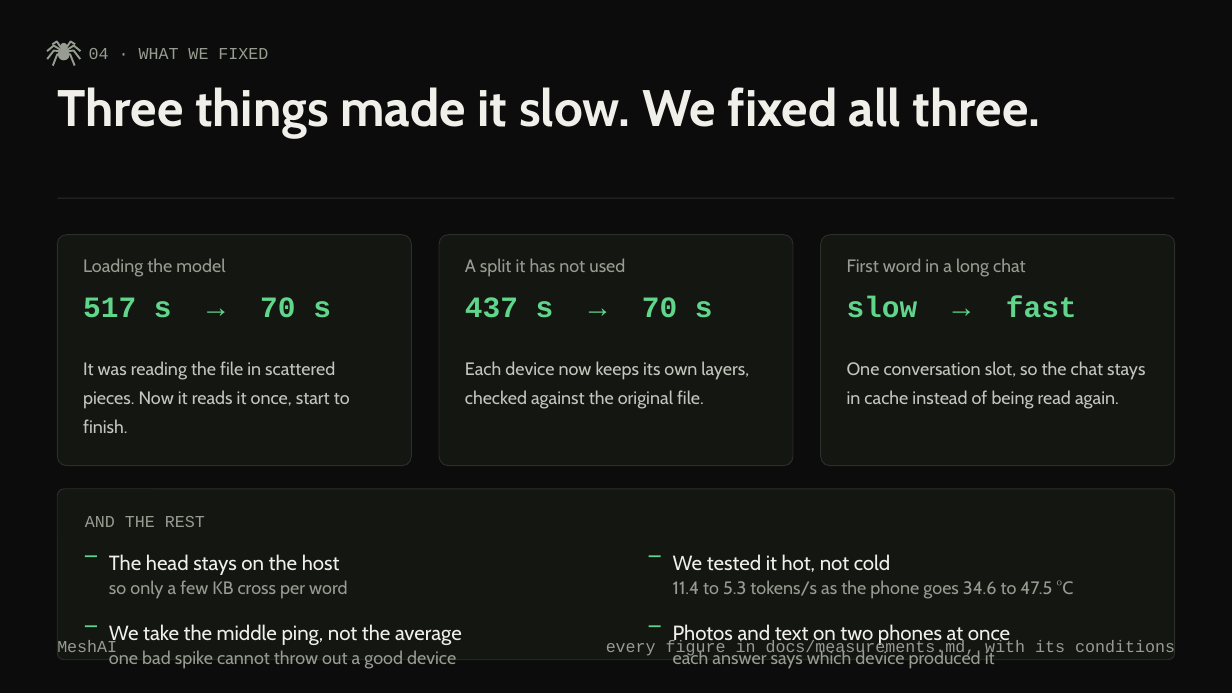
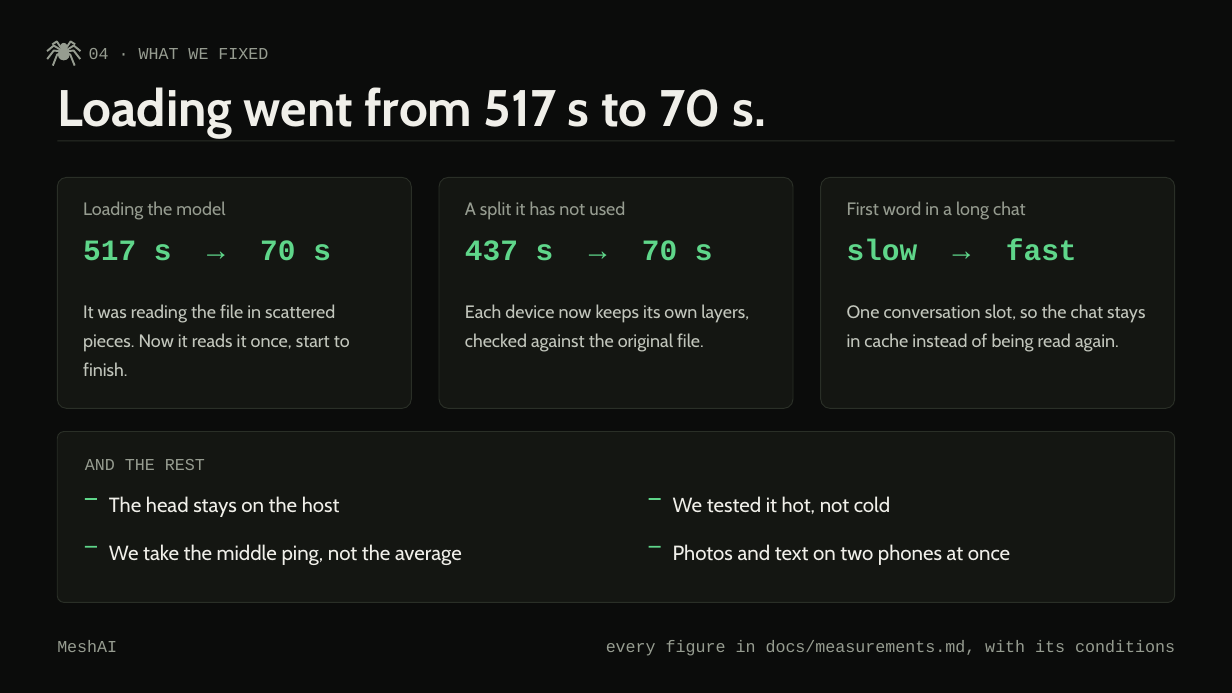
Before and after one commit to prajwal-gunnala/maynards, a slide deck: slide 6 of docs/deck-editable/MeshAI_Deck.pptx (slide 5 before the commit). Drawn at 1232x693 pixels with LibreOffice and Linux fonts; fonts in the diff are those of the drawing. Boxes give left, top, right and bottom in pixels: in the first picture for what was removed or moved away, otherwise in the second. Text is boxed around its words. In the diff, an @@ line names an element or a change of style, - is before the commit and + after.

Commit message:
deck: points only, a question before each turn, and a literature survey
The second line under every point is gone. It was prose in disguise and it
was what pushed cards past their own edges. A point is now one line.

The build refuses to ship a defect: after assembling, it walks every shape
and prints anything that falls off the page. That is how the overlaps were
found this time, instead of by squinting at a render.

Headings say the thing in the fewest words: a 30B model needs 18.6 GB;
phones and a laptop, as one machine; loading went from 517 s to 70 s; use it
when the model does not fit; 13% to 47%, on the same tests; we rent memory;
it ran this weekend.

Three slides now ask a question and the slide after answers it: how do you
run a model that does not fit, does splitting make the answers worse, and
who pays and what are they buying.

And the comparison is a proper literature survey: Petals, prima.cpp,
EdgeShard with their arXiv numbers, alongside exo, Darkbloom, llama.cpp's own
RPC and the single machine runtimes, each with the reason it is not this.

```diff
--- a/docs/deck-editable/MeshAI_Deck.pptx
+++ b/docs/deck-editable/MeshAI_Deck.pptx
@@ text at <box>57,87,767,137</box>: text changed @@
-Three things made it slow. We fixed all three.
+Loading went from 517 s to 70 s.
@@ 3 rounded rectangles, 1 rectangle: place and size @@
-3 rounded rectangles, 1 rectangle at <box>57,198,1175,466</box>
+3 rounded rectangles, 1 rectangle at <box>57,140,1175,409</box>
@@ rectangle: place and size @@
-rectangle at <box>649,626,661,628</box>
+rectangle at <box>649,498,661,500</box>
@@ 12 texts, 1 rounded rectangle, 1 rectangle: place and size @@
-12 texts, 1 rounded rectangle, 1 rectangle at <box>57,258,1175,660</box>
+12 texts, 1 rounded rectangle, 1 rectangle at <box>57,201,1175,603</box>
@@ 2 texts, 1 rectangle: place and size @@
-2 texts, 1 rectangle at <box>85,624,1010,645</box>
+2 texts, 1 rectangle at <box>85,544,1010,565</box>
@@ rectangle: place and size @@
-rectangle at <box>649,555,661,557</box>
+rectangle at <box>649,546,661,548</box>
@@ text removed at <box>109,580,347,599</box> @@
-so only a few KB cross per word
@@ text removed at <box>673,580,1073,599</box> @@
-11.4 to 5.3 tokens/s as the phone goes 34.6 to 47.5 °C
@@ text removed at <box>109,649,456,669</box> @@
-one bad spike cannot throw out a good device
@@ text removed at <box>673,649,995,669</box> @@
-each answer says which device produced it
```
Also in this commit, not shown: 8 other slides changed, 3 slides added, 1 other file.
